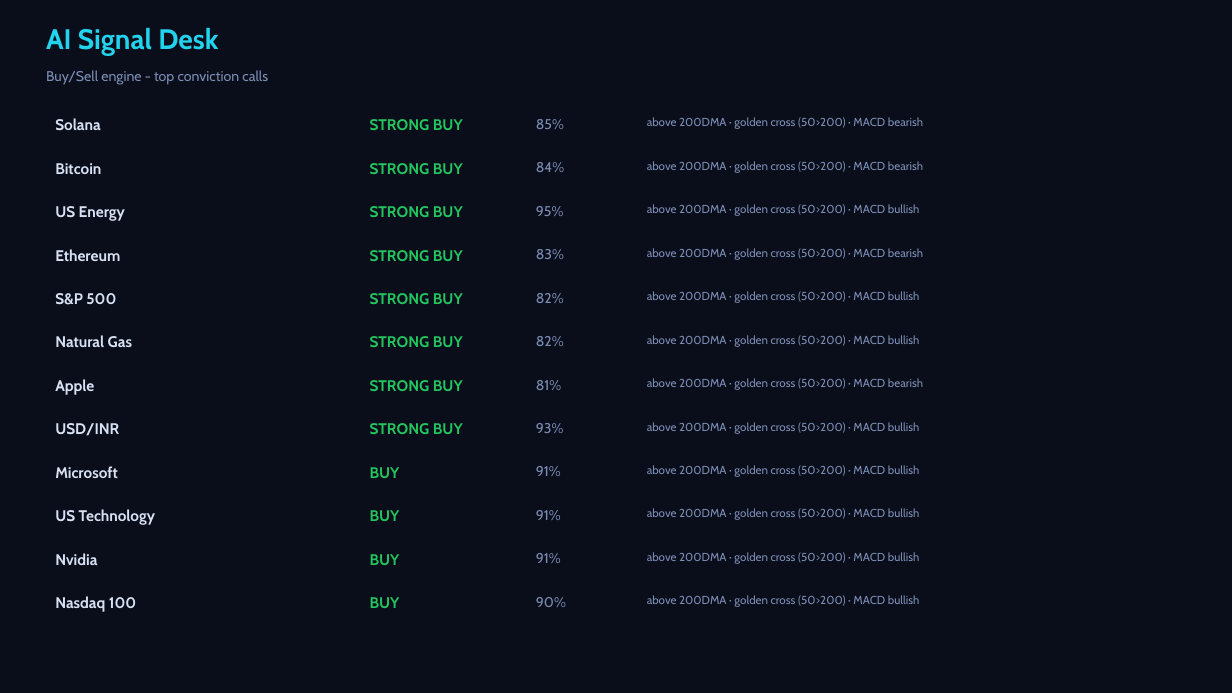
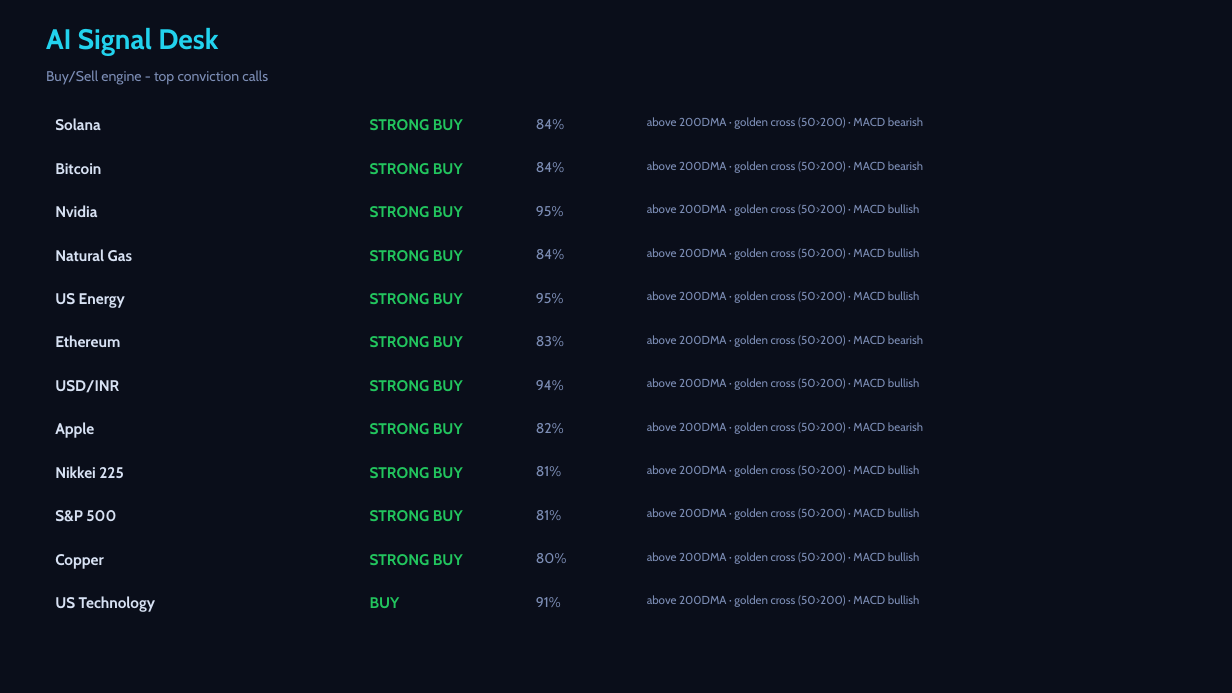
Before and after one commit to Pravkum23/pmr-terminal, a slide deck: slide 4 of docs/pmr_daily.pptx. Drawn at 1232x693 pixels with LibreOffice and Linux fonts; fonts in the diff are those of the drawing. Boxes give left, top, right and bottom in pixels: in the first picture for what was removed or moved away, otherwise in the second. Text is boxed around its words. In the diff, an @@ line names an element or a change of style, - is before the commit and + after.

```diff
--- a/docs/pmr_daily.pptx
+++ b/docs/pmr_daily.pptx
@@ text at [536,119,564,129]: text changed @@
-85%
+84%
@@ text added at [55,205,97,217], 12 pt, text #D7E1F3, bold @@
+Nvidia
@@ text "Natural Gas": place and size @@
-text "Natural Gas" at [55,335,132,347]
+text "Natural Gas" at [55,249,132,261]
@@ text added at [536,249,564,259], 11 pt, text #7C8DB5 @@
+84%
@@ text at [647,248,919,260]: text changed @@
-above 200DMA · golden cross (50>200) · MACD bearish
+above 200DMA · golden cross (50>200) · MACD bullish
@@ text at [536,293,564,303]: text changed @@
-82%
+95%
@@ text at [647,335,923,347]: text changed @@
-above 200DMA · golden cross (50>200) · MACD bullish
+above 200DMA · golden cross (50>200) · MACD bearish
@@ text "USD/INR": place and size @@
-text "USD/INR" at [55,423,119,436]
+text "USD/INR" at [55,380,119,393]
@@ text added at [536,380,564,390], 11 pt, text #7C8DB5 @@
+94%
@@ text at [647,378,919,390]: text changed @@
-above 200DMA · golden cross (50>200) · MACD bearish
+above 200DMA · golden cross (50>200) · MACD bullish
@@ text "Apple": place and size @@
-text "Apple" at [55,379,94,395]
+text "Apple" at [55,422,94,438]
@@ text removed at [536,423,564,433] @@
-93%
@@ text at [647,422,923,434]: text changed @@
-above 200DMA · golden cross (50>200) · MACD bullish
+above 200DMA · golden cross (50>200) · MACD bearish
@@ text at [55,466,124,478]: text changed @@
-Microsoft
+Nikkei 225
@@ text at [370,467,463,478]: text changed @@
-BUY
+STRONG BUY
@@ text removed at [536,466,561,476] @@
-91%
@@ text "S&P 500": place and size @@
-text "S&P 500" at [55,293,116,305]
+text "S&P 500" at [55,510,116,522]
@@ text at [370,510,463,521]: text changed @@
-BUY
+STRONG BUY
@@ text at [536,510,561,520]: text changed @@
-91%
+81%
@@ text at [55,554,104,569]: text changed @@
-Nvidia
+Copper
@@ text at [370,554,463,565]: text changed @@
-BUY
+STRONG BUY
@@ text added at [536,553,567,563], 11 pt, text #7C8DB5 @@
+80%
@@ 6 texts: place and size @@
-6 texts at [55,206,564,525]
+6 texts at [55,293,564,612]
@@ text removed at [55,596,136,612] @@
-Nasdaq 100
@@ text "91%": place and size @@
-text "91%" at [536,553,561,563]
+text "91%" at [536,597,561,607]
@@ text removed at [536,597,566,607] @@
-90%
```
Also in this commit, not shown: 3 other slides changed, 2 other files.
